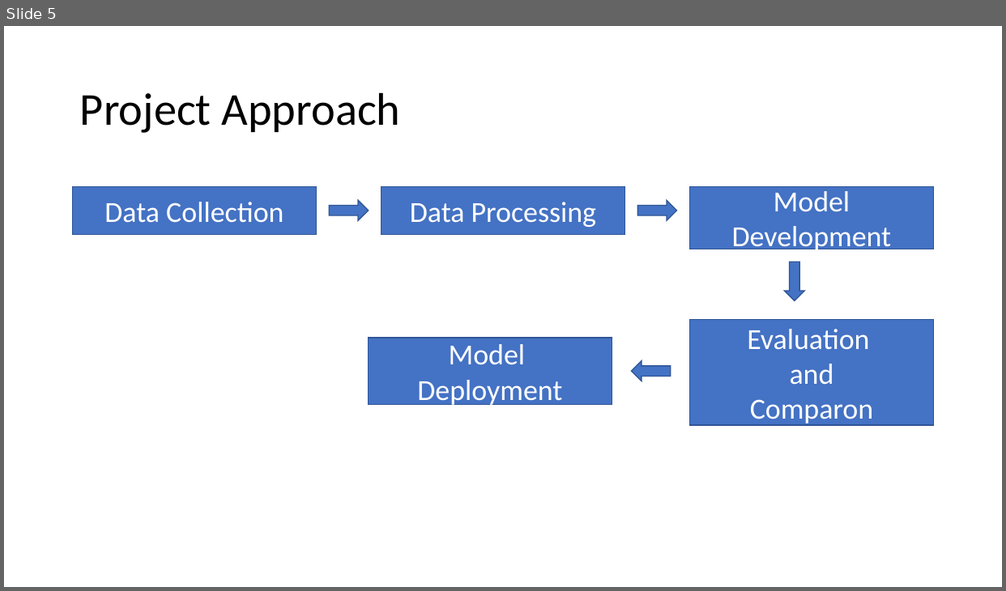
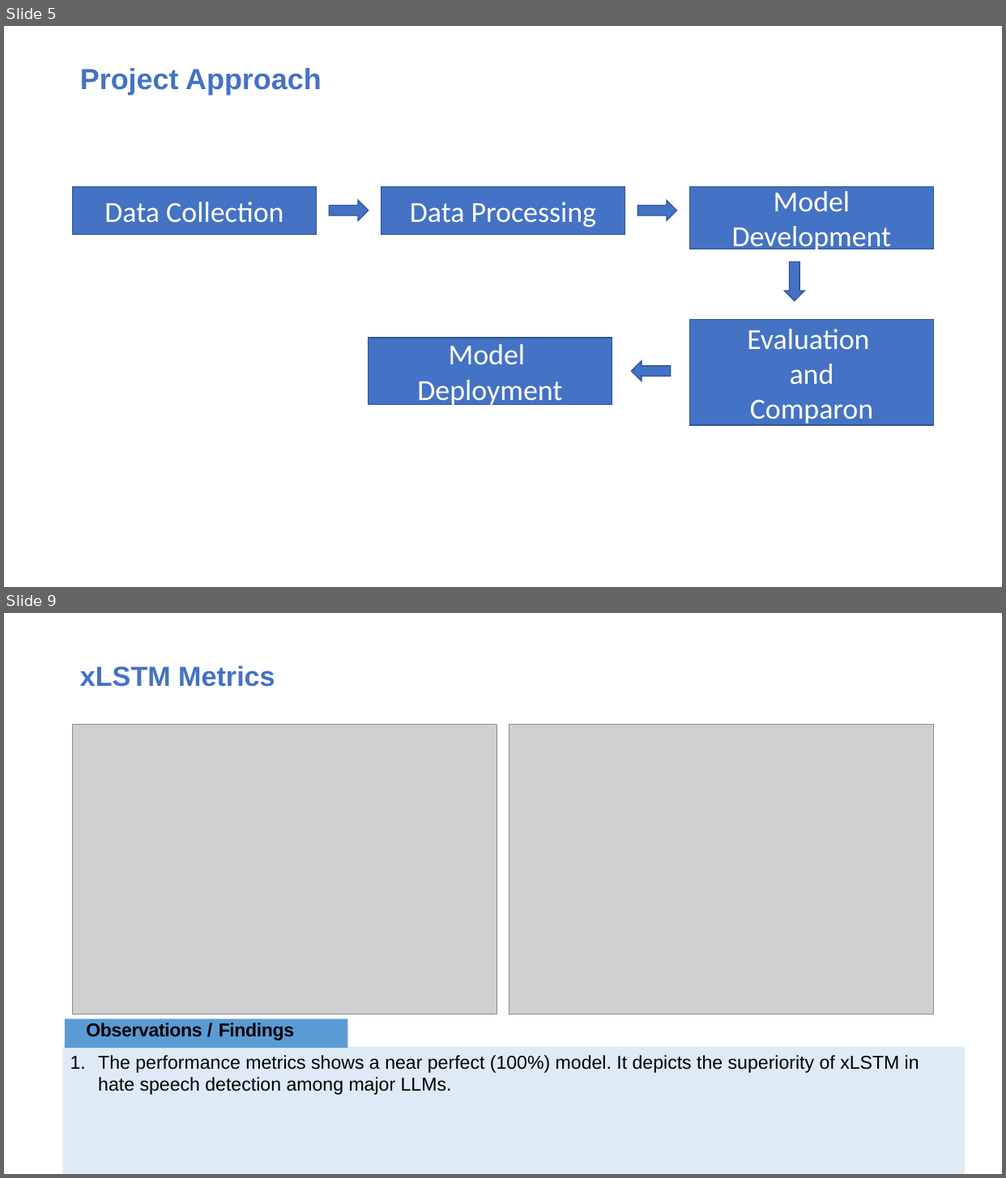
Before and after one commit to samson12193/xLSTM-Hate-Speech, a slide deck: Data Glacier Internship.pptx. Shown one above the other, each under a label of ours: slide 5 before the commit, slides 5 and 9 after it; the slides between them are not shown. The pictures are 1006x591 and 1006x1178 pixels, drawn with LibreOffice and Linux fonts; fonts in the diff are those of the drawing; grey boxes stand for pictures. Boxes give left, top, right and bottom in pixels: in the first picture for what was removed or moved away, otherwise in the second. Text is boxed around its words. In the diff, an @@ line names an element or a change of style, - is before the commit and + after.

```diff
--- a/Data Glacier Internship.pptx
+++ b/Data Glacier Internship.pptx
@@ slide 9 added at bbox=[4, 613, 1002, 1174], background #FFFFFF @@
@@ title added at bbox=[80, 666, 275, 687], 26.6 pt, text #4472C4, bold @@
+xLSTM Metrics
@@ picture added at bbox=[73, 724, 497, 1014] @@
@@ picture added at bbox=[509, 724, 934, 1014] @@
@@ rectangle added at bbox=[65, 1019, 347, 1048], fill #5B9BD5, 18 pt, text #000000, bold @@
+Observations / Findings
@@ rectangle added at bbox=[62, 1047, 965, 1174], fill #5B9BD5 at 20% opacity, 18 pt, text #000000 @@
+1. The performance metrics shows a near perfect (100%) model. It depicts the superiority of xLSTM in hate speech detection among major LLMs.
@@ slide 5 changed as well @@
@@ title "Project Approach" at bbox=[80, 68, 321, 95]: size 44 to 28 pt, font Calibri to Arial, text colour #000000 to #4472C4, bold on @@
```
Also in this commit, not shown: 6 other slides changed, 6 other slides added, 1 slide removed.
